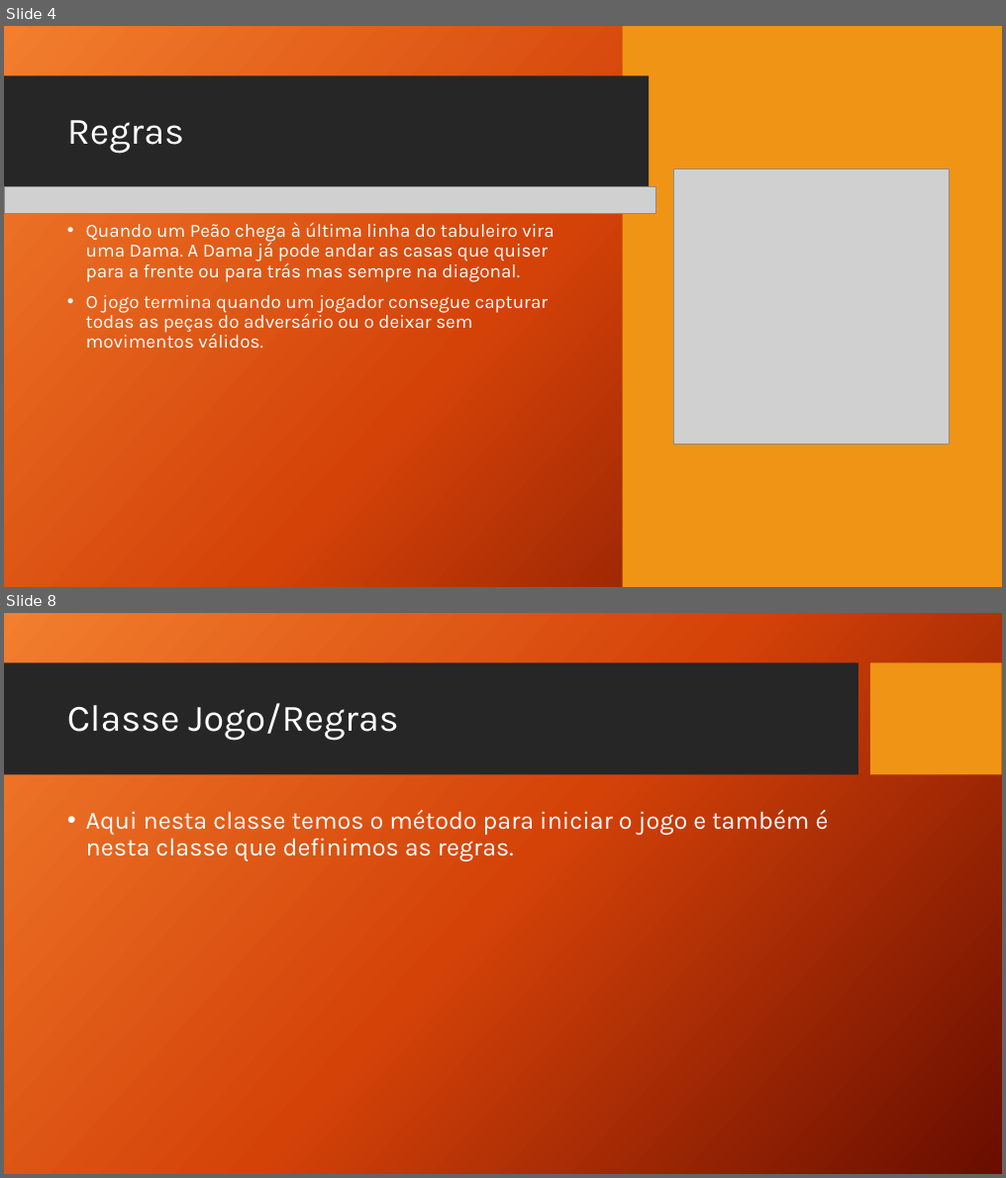
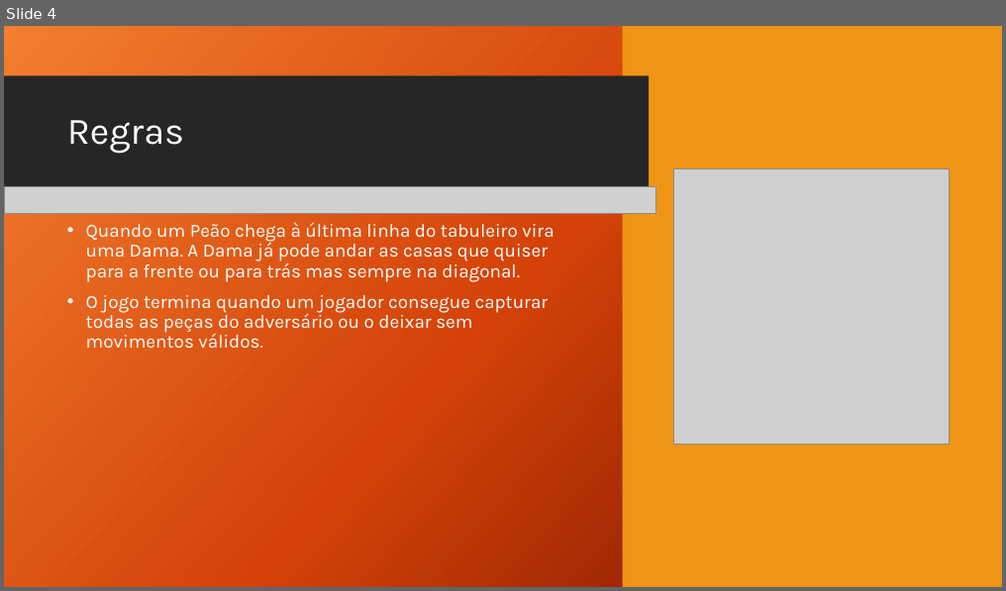
Before and after one commit to wolfmanPires/LDP, a slide deck: Damas.pptx. Shown one above the other, each under a label of ours: slides 4 and 8 before the commit, slide 4 after it; the slides between them are not shown. The pictures are 1006x1178 and 1006x591 pixels, drawn with LibreOffice and Linux fonts; fonts in the diff are those of the drawing; grey boxes stand for pictures; background and template pictures are left out. Boxes give left, top, right and bottom in pixels: in the first picture for what was removed or moved away, otherwise in the second. Text is boxed around its words. In the diff, an @@ line names an element or a change of style, - is before the commit and + after.

```diff
--- a/Damas.pptx
+++ b/Damas.pptx
@@ slide 8 removed at <box>4,613,1002,1174</box>, background picture (left out); not listed: 2 template elements that a slide beside it also shows @@
@@ title removed at <box>67,703,398,740</box> @@
-Classe Jogo/Regras
@@ text removed at <box>86,810,829,861</box> @@
-• Aqui nesta classe temos o método para iniciar o jogo e também é nesta classe que definimos as regras.
```
Also in this commit, not shown: 3 slides changed.
